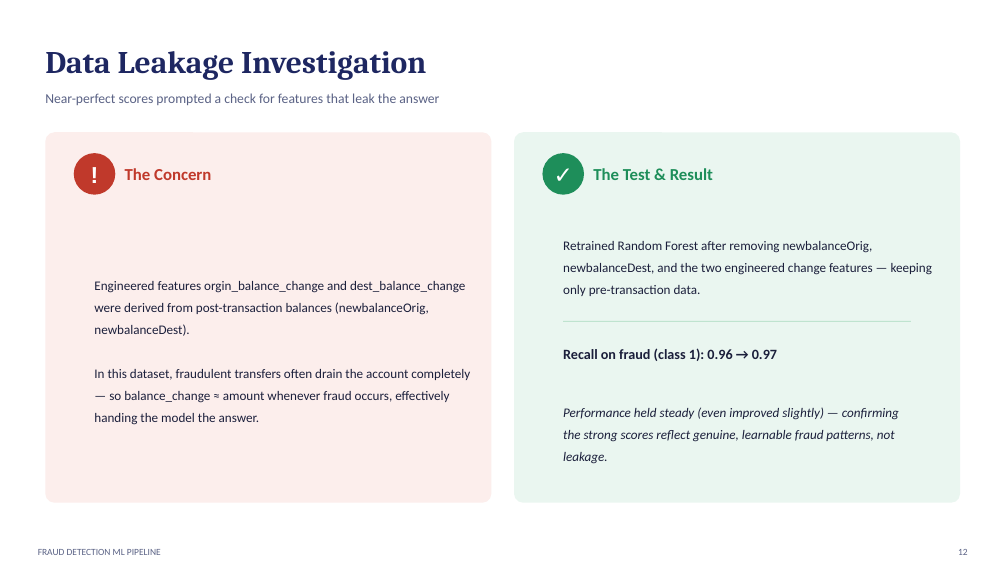
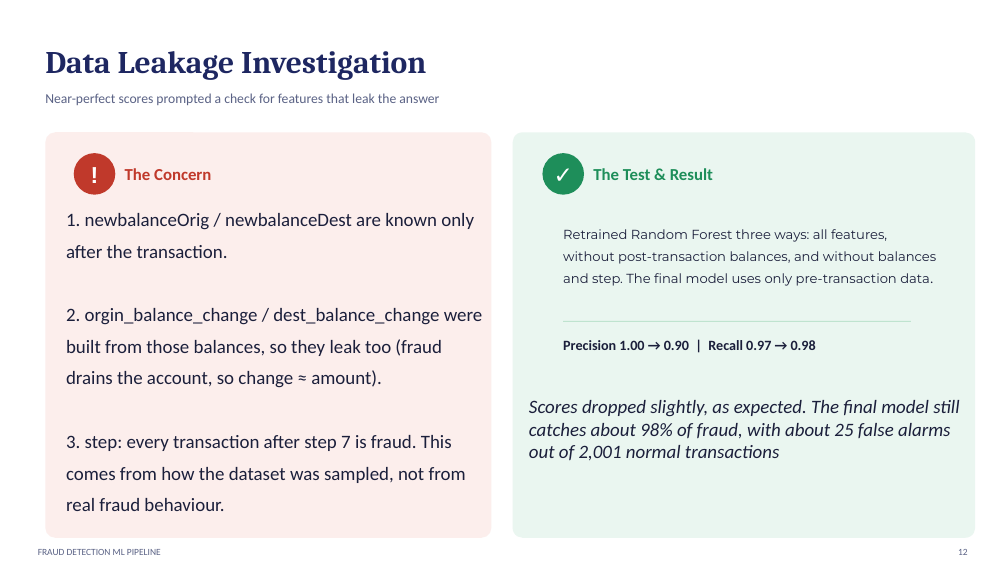
Before and after one commit to sabrinidhris/FRAUD-DETECTION, a slide deck: slide 11 of Fraud_Detection_Project.pptx. Drawn at 1008x567 pixels with LibreOffice and Linux fonts; fonts in the diff are those of the drawing. Boxes give left, top, right and bottom in pixels: in the first picture for what was removed or moved away, otherwise in the second. Text is boxed around its words. In the diff, an @@ line names an element or a change of style, - is before the commit and + after.

```diff
--- a/Fraud_Detection_Project.pptx
+++ b/Fraud_Detection_Project.pptx
@@ rounded rectangle resized from (x1=45, y1=132, x2=492, y2=503) to (x1=45, y1=132, x2=492, y2=538) @@
@@ rounded rectangle resized from (x1=514, y1=132, x2=960, y2=503) to (x1=513, y1=132, x2=975, y2=538) @@
@@ text "1. newbalanceOrig / newbalanceDest are ..." at (x1=66, y1=213, x2=482, y2=511): vertical alignment middle to top @@
@@ text at (x1=66, y1=213, x2=482, y2=511): text changed; size 12.5 to 18 pt @@
-Engineered features orgin_balance_change and dest_balance_change were derived from post-transaction balances (newbalanceOrig, newbalanceDest).
-In this dataset, fraudulent transfers often drain the account completely — so balance_change ≈ amount whenever fraud occurs, effectively handing the model the answer.
+1. newbalanceOrig / newbalanceDest are known only after the transaction.
+2. orgin_balance_change / dest_balance_change were built from those balances, so they leak too (fraud drains the account, so change ≈ amount).
+3. step: every transaction after step 7 is fraud. This comes from how the dataset was sampled, not from real fraud behaviour.
@@ text at (x1=563, y1=229, x2=936, y2=286): text changed; font Calibri to Montserrat @@
-Retrained Random Forest after removing newbalanceOrig, newbalanceDest, and the two engineered change features — keeping only pre-transaction data.
+Retrained Random Forest three ways: all features, without post-transaction balances, and without balances and step. The final model uses only pre-transaction data.
@@ text at (x1=563, y1=340, x2=816, y2=350): text changed @@
-Recall on fraud (class 1): 0.96 → 0.97
+Precision 1.00 → 0.90 | Recall 0.97 → 0.98
@@ text added at (x1=529, y1=400, x2=959, y2=460), 18 pt, text #1B1F3B, italic @@
+Scores dropped slightly, as expected. The final model still catches about 98% of fraud, with about 25 false alarms out of 2,001 normal transactions
@@ text removed at (x1=563, y1=407, x2=899, y2=464) @@
-Performance held steady (even improved slightly) — confirming the strong scores reflect genuine, learnable fraud patterns, not leakage.
```
Also in this commit, not shown: 9 other slides changed.
